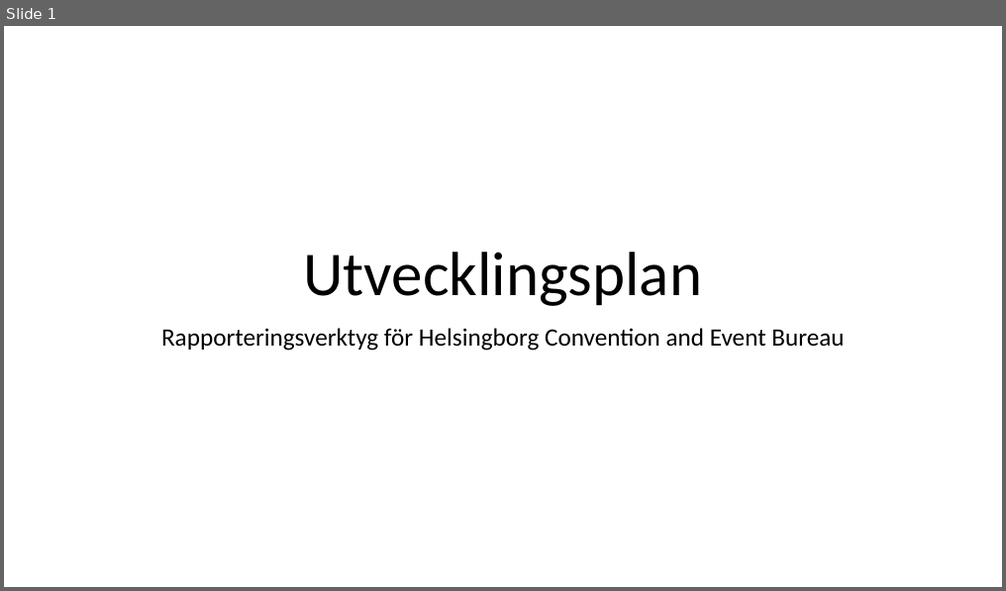
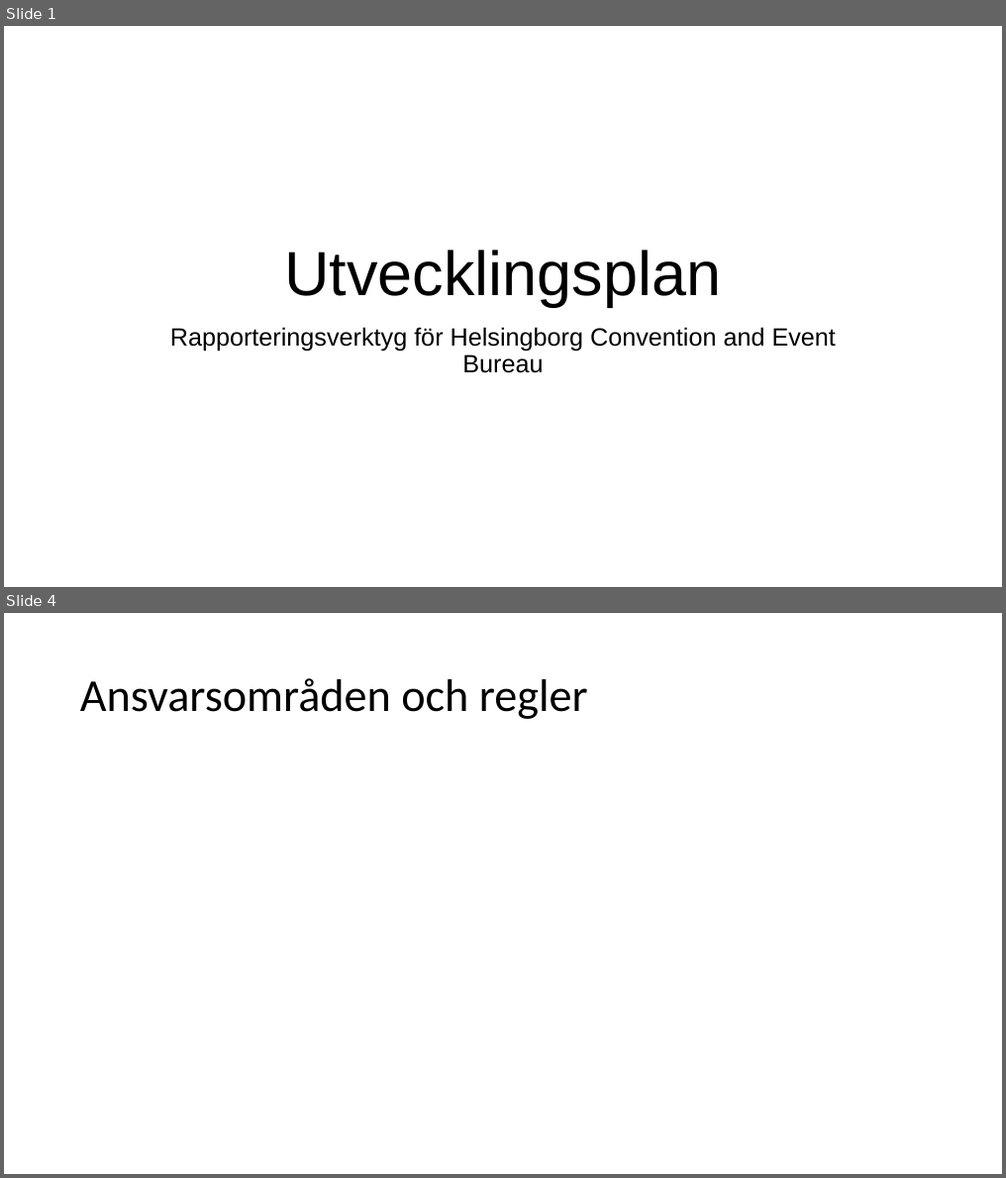
Before and after one commit to Sjofil/HASAB-IDA3, a slide deck: Processrapport/Utvecklingsplan.pptx. Shown one above the other, each under a label of ours: slide 1 before the commit, slides 1 and 4 after it; the slides between them are not shown. The pictures are 1006x591 and 1006x1178 pixels, drawn with LibreOffice and Linux fonts; fonts in the diff are those of the drawing. Boxes give left, top, right and bottom in pixels: in the first picture for what was removed or moved away, otherwise in the second. Text is boxed around its words. In the diff, an @@ line names an element or a change of style, - is before the commit and + after.

```diff
--- a/Processrapport/Utvecklingsplan.pptx
+++ b/Processrapport/Utvecklingsplan.pptx
@@ slide 4 added at bbox=[4, 613, 1002, 1174], background #FFFFFF @@
@@ title added at bbox=[80, 678, 588, 719], 44 pt, text #000000 @@
+Ansvarsområden och regler
@@ slide 1 changed as well @@
@@ title "Utvecklingsplan" at bbox=[284, 250, 721, 307]: font Calibri to Arial @@
@@ subtitle "Rapporteringsverktyg för Helsingborg Convention and ..." at bbox=[170, 327, 836, 373]: font Calibri to Arial @@
```
Also in this commit, not shown: 4 other slides added.
